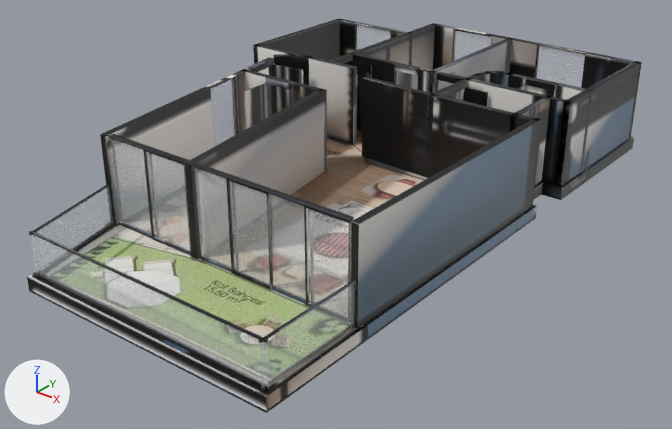
The glTF model _bake/glb/koru-17/model.glb as it was, and as the next commit left it.
Rendered twice from a 50 mm camera at (14.19, -17.52, 9.9) aimed at (0.6, -0.53, -0.64). Arrows for +X, +Y and +Z are at lower left; the lights stay in place. The older version comes first. Where no turn or scale is listed for an object, it has been applied to the vertices. Vertices at exactly the same position are counted once.
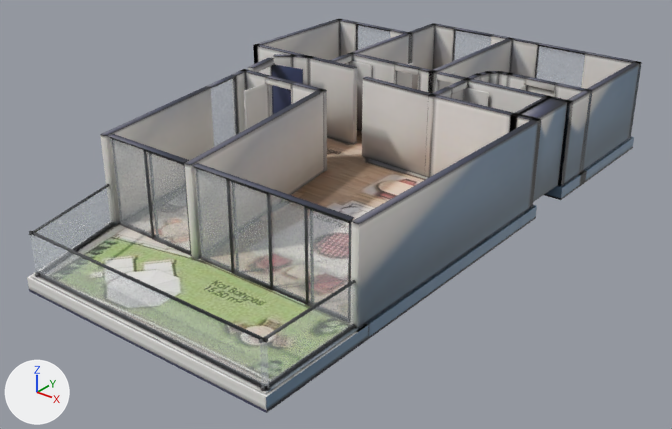
Location of each change, (x1, y1, x2, y2) in pixels of the pictures (672 x 429 px):
'Mesh_0', surface changed, reshaped
    both: (27, 19, 642, 413)
part 1 of me_mesh_0, added
    after: (518, 98, 569, 202)
part 2 of me_mesh_0, surface changed
    both: (29, 19, 641, 412)

What changed in the scene script:
```text
Change mat_baked:
    where n3 = _N.new('ShaderNodeMapping'); n3.name = 'Mapping'
    n3.inputs[1].default_value: (0.00135, -14.96, 0.0) -> (0.00136, -14.96, 0.0)  # 'Location'
    n3.inputs[3].default_value: (15.88, 15.96, 1.0) -> (15.91, 15.96, 1.0)  # 'Scale'
Change me_mesh_0:
    used by ob_mesh_0; location = (-4.99, 8.03, -0.36)
    remove me_mesh_0.from_pydata(...)  # 2394 vertices, 4232 faces; spans x 0.0..10.0, y -16.1..0.0, z 0.0..2.6
    add me_mesh_0.from_pydata(...)  # 2402 vertices, 4256 faces; spans x 0.0..10.0, y -16.1..0.0, z 0.0..2.6
    me_mesh_0 part 1: 8 vertices added at x 9.3..9.8, y -6.2..-4.5, z 2.6
    me_mesh_0 part 2: 1798 kept faces spanning x 0.0..10.0, y -16.1..0.0, z 0.0..2.6 get new texture (UV) coordinates
    other edits to the shape of me_mesh_0 do not show in these pictures
```
